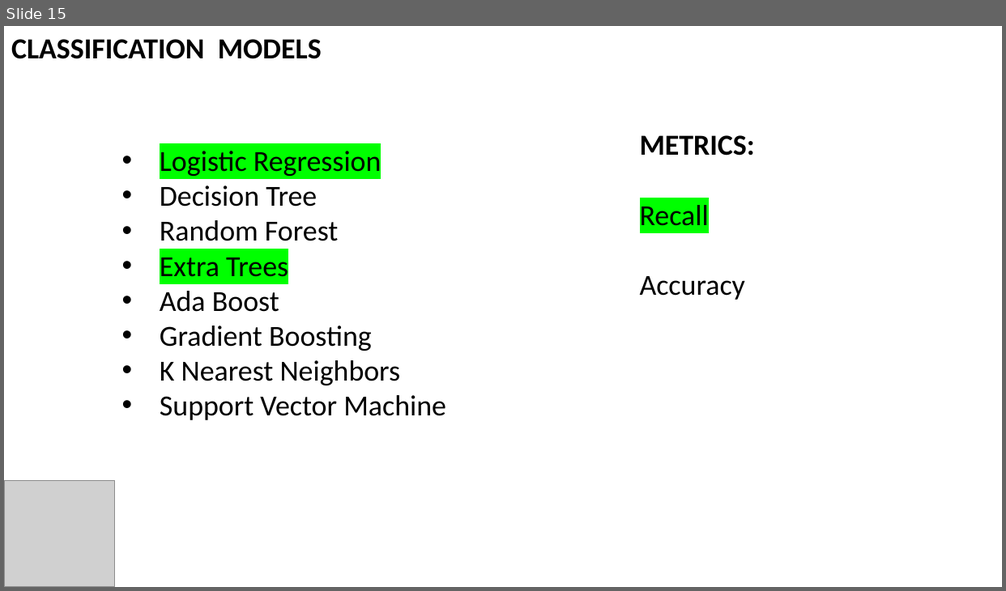
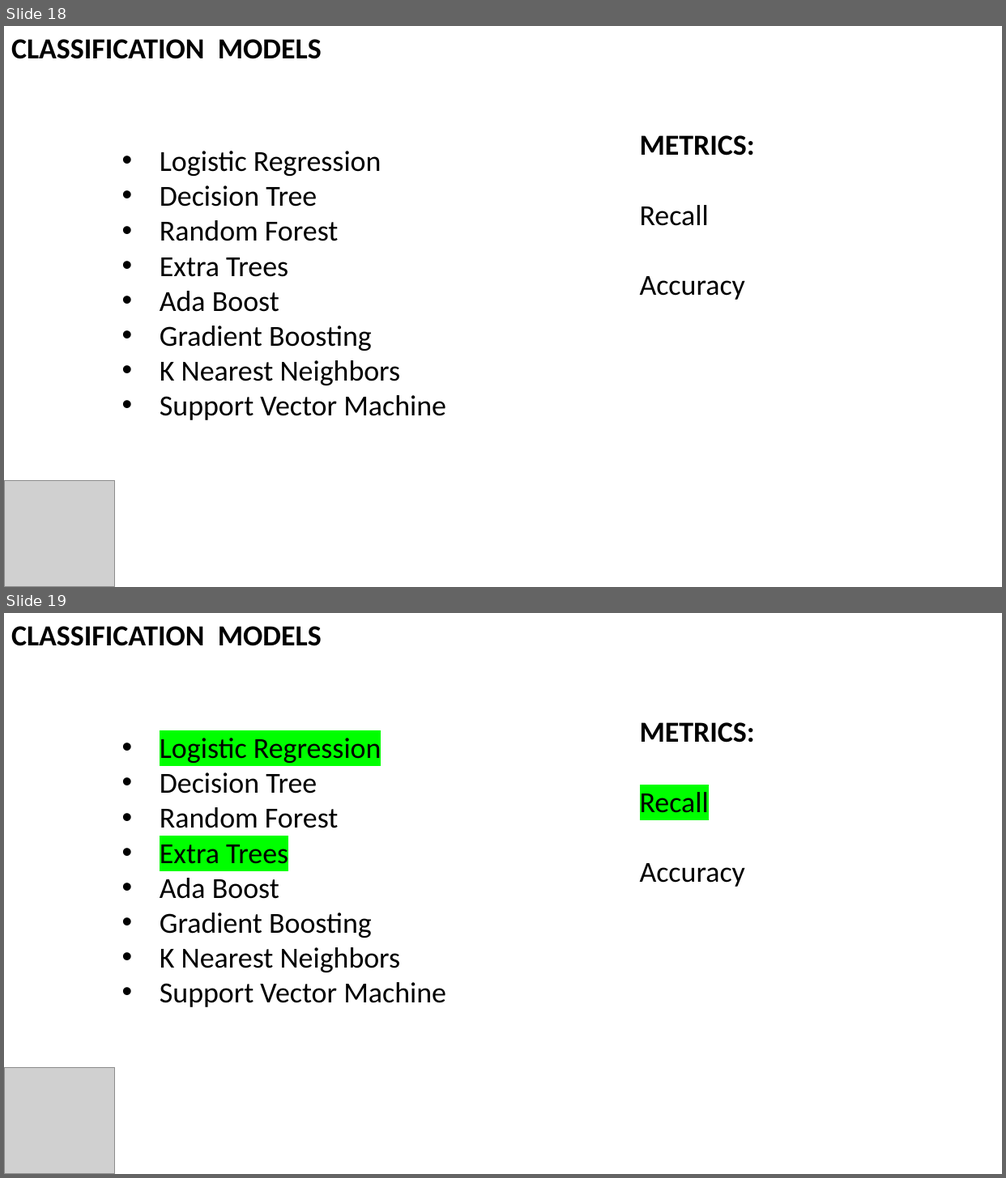
Before and after one commit to irwinwei73/GA-DSI-Capstone, a slide deck: Capstone_Final_Presentation.pptx. Shown one above the other, each under a label of ours: slide 15 before the commit, slides 18 and 19 after it. The pictures are 1006x591 and 1006x1178 pixels, drawn with LibreOffice and Linux fonts; fonts in the diff are those of the drawing; grey boxes stand for pictures. Boxes give left, top, right and bottom in pixels: in the first picture for what was removed or moved away, otherwise in the second. Text is boxed around its words. In the diff, an @@ line names an element or a change of style, - is before the commit and + after.

```diff
--- a/Capstone_Final_Presentation.pptx
+++ b/Capstone_Final_Presentation.pptx
@@ slide 18 added at [4,26,1002,587], background #FFFFFF @@
@@ text added at [11,39,322,59], 28 pt, text #000000, bold @@
+CLASSIFICATION MODELS
@@ text added at [640,135,755,300], 28 pt, text #000000 @@
+METRICS:
+Recall
+Accuracy
@@ text added at [160,151,446,420], 28 pt, text #000000 @@
+• Logistic Regression
+• Decision Tree
+• Random Forest
+• Extra Trees
+• Ada Boost
+• Gradient Boosting
+• K Nearest Neighbors
+• Support Vector Machine
@@ picture added at [4,480,115,587] @@
@@ what was slide 15 is now slide 19 @@
```
Also in this commit, not shown: 6 slides changed, 4 other slides added.
